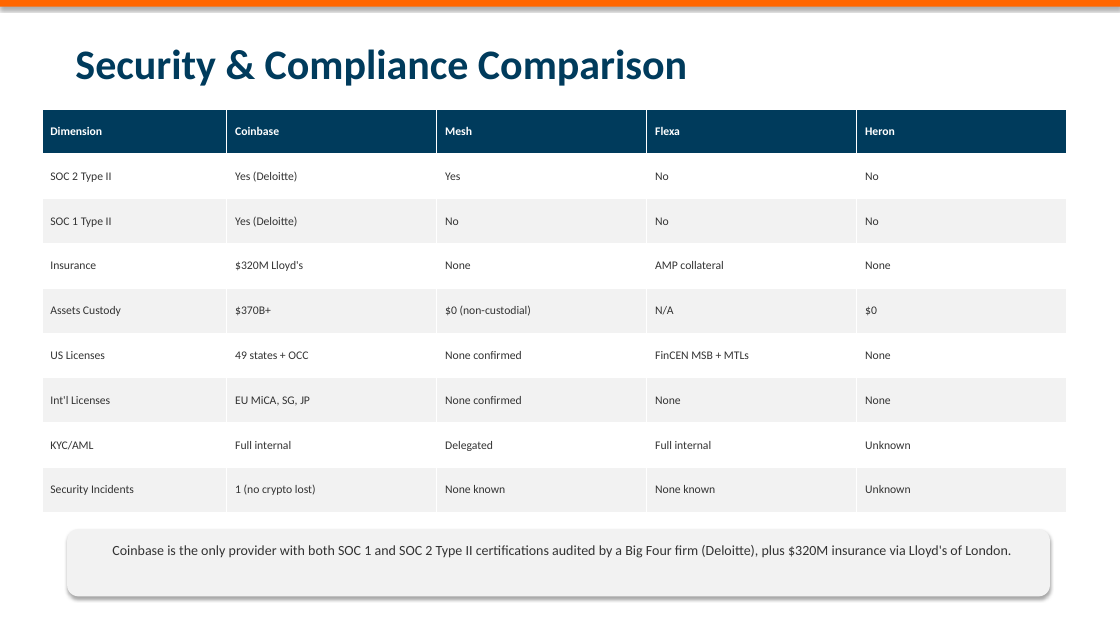
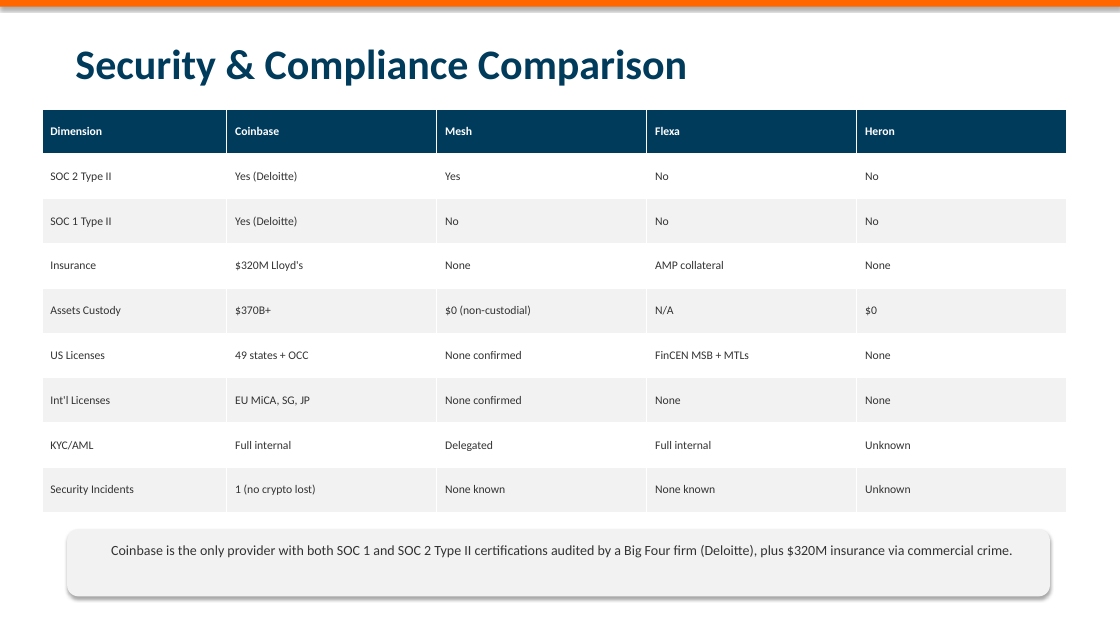
Before and after one commit to ajnarasi/stablecoin_brainstorm, a slide deck: slide 9 of deliverables/Fiserv_Crypto_Strategy_Investor_Day.pptx. Drawn at 1120x630 pixels with LibreOffice and Linux fonts; fonts in the diff are those of the drawing. Boxes give left, top, right and bottom in pixels: in the first picture for what was removed or moved away, otherwise in the second. Text is boxed around its words. In the diff, an @@ line names an element or a change of style, - is before the commit and + after.

```diff
--- a/deliverables/Fiserv_Crypto_Strategy_Investor_Day.pptx
+++ b/deliverables/Fiserv_Crypto_Strategy_Investor_Day.pptx
@@ text at [111,545,1013,558]: text changed @@
-Coinbase is the only provider with both SOC 1 and SOC 2 Type II certifications audited by a Big Four firm (Deloitte), plus $320M insurance via Lloyd's of London.
+Coinbase is the only provider with both SOC 1 and SOC 2 Type II certifications audited by a Big Four firm (Deloitte), plus $320M insurance via commercial crime.
```
Also in this commit, not shown: 1 other slide changed, 1 other file.
